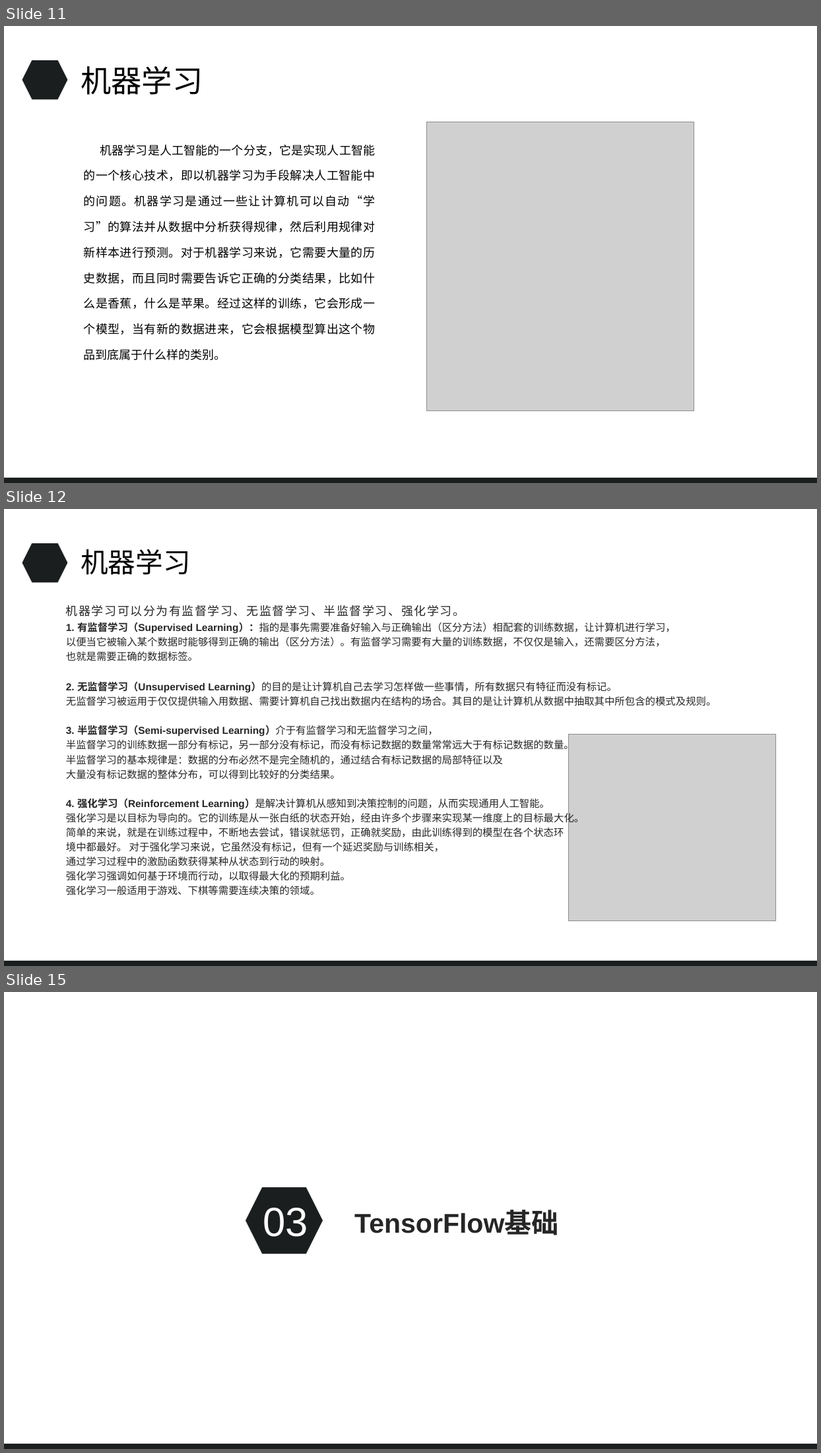
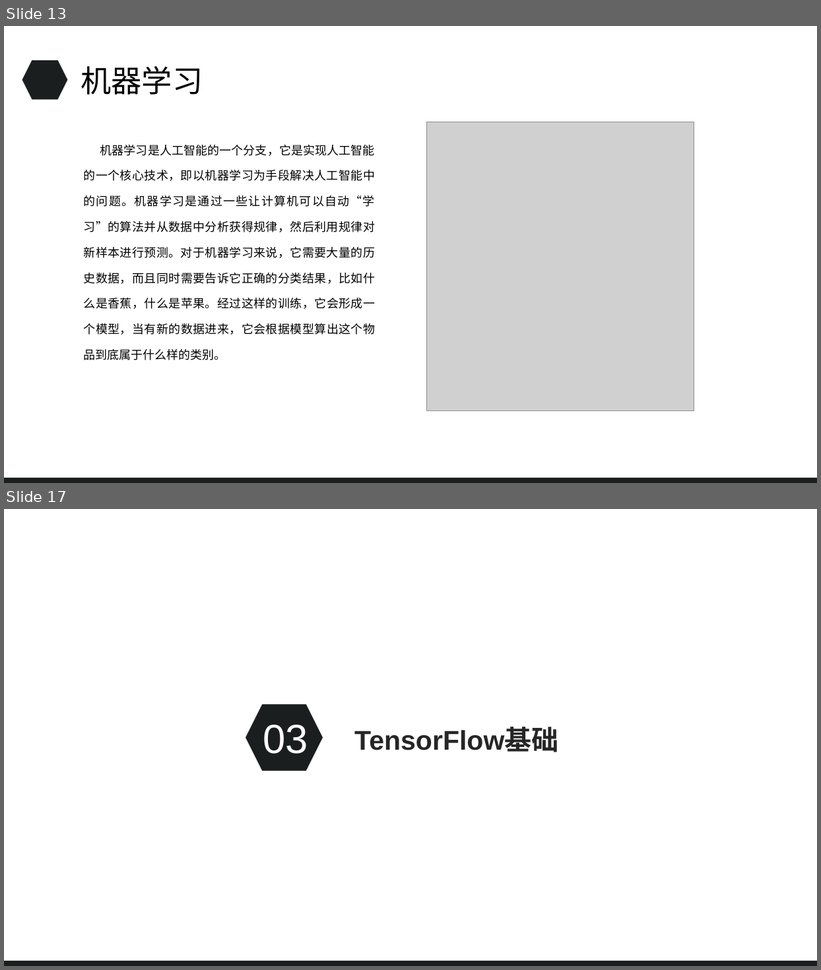
Before and after one commit to a1401358759/TensorFlow, a slide deck: 基于TensorFlow实现图像识别应用.pptx. Shown one above the other, each under a label of ours: slides 11, 12 and 15 before the commit, slides 13 and 17 after it; the slides between them are not shown. The pictures are 821x1453 and 821x970 pixels, drawn with LibreOffice and Linux fonts; fonts in the diff are those of the drawing; grey boxes stand for pictures; background and template pictures are left out. Boxes give left, top, right and bottom in pixels: in the first picture for what was removed or moved away, otherwise in the second. Text is boxed around its words. In the diff, an @@ line names an element or a change of style, - is before the commit and + after.

```diff
--- a/基于TensorFlow实现图像识别应用.pptx
+++ b/基于TensorFlow实现图像识别应用.pptx
@@ slide 12 removed at box(4, 509, 817, 966), background #FFFFFF; not listed: 2 template elements that a slide beside it also shows @@
@@ title removed at box(81, 549, 190, 575) @@
-机器学习
@@ text removed at box(66, 605, 717, 896) @@
-机器学习可以分为有监督学习、无监督学习、半监督学习、强化学习。
-1. 有监督学习（Supervised Learning）：指的是事先需要准备好输入与正确输出（区分方法）相配套的训练数据，让计算机进行学习，
-以便当它被输入某个数据时能够得到正确的输出（区分方法）。有监督学习需要有大量的训练数据，不仅仅是输入，还需要区分方法，
-也就是需要正确的数据标签。
-2. 无监督学习（Unsupervised Learning）的目的是让计算机自己去学习怎样做一些事情，所有数据只有特征而没有标记。
-无监督学习被运用于仅仅提供输入用数据、需要计算机自己找出数据内在结构的场合。其目的是让计算机从数据中抽取其中所包含的模式及规则。
-3. 半监督学习（Semi-supervised Learning）介于有监督学习和无监督学习之间，
-半监督学习的训练数据一部分有标记，另一部分没有标记，而没有标记数据的数量常常远大于有标记数据的数量。
-半监督学习的基本规律是：数据的分布必然不是完全随机的，通过结合有标记数据的局部特征以及
-大量没有标记数据的整体分布，可以得到比较好的分类结果。
-4. 强化学习（Reinforcement Learning）是解决计算机从感知到决策控制的问题，从而实现通用人工智能。
-强化学习是以目标为导向的。它的训练是从一张白纸的状态开始，经由许多个步骤来实现某一维度上的目标最大化。
-简单的来说，就是在训练过程中，不断地去尝试，错误就惩罚，正确就奖励，由此训练得到的模型在各个状态环
-境中都最好。 对于强化学习来说，它虽然没有标记，但有一个延迟奖励与训练相关，
-通过学习过程中的激励函数获得某种从状态到行动的映射。
-强化学习强调如何基于环境而行动，以取得最大化的预期利益。
-强化学习一般适用于游戏、下棋等需要连续决策的领域。
@@ picture removed at box(569, 735, 776, 921) @@
@@ what was slide 11 is now slide 13 @@
@@ what was slide 15 is now slide 17 @@
```
Also in this commit, not shown: 4 slides changed, 4 slides added, 7 other files.
